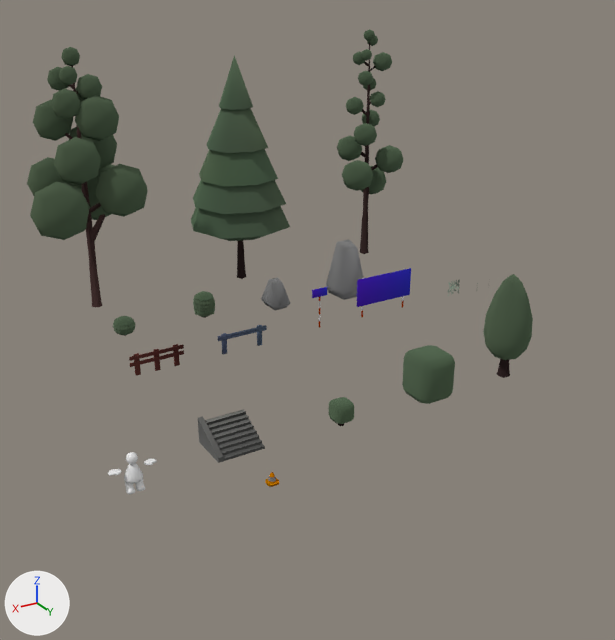
The Blender file Assets/_PROJECT/AssetSource/AssetPack.blend as it was, and as the next commit left it.
Camera for both pictures: a 50 mm lens placed at (14.0, 48.7, 20.0), pointed at (-6.8, 14.0, 2.7). The lights are fixed; the arrows at lower left show +X, +Y and +Z. The older version comes first.

Objects in the first picture: 'Character', 'm_prop_bush', 'm_prop_bush_hedge', 'm_prop_bush_hedge_tall', 'm_prop_rock_01', 'm_prop_rock_02', 'm_prop_sign_big', 'm_prop_stair', 'm_prop_stairside', 'm_prop_tree_big_01', 'm_prop_tree_big_02', 'm_prop_tree_big_03', 'm_prop_tree_small_1' and 6 more.
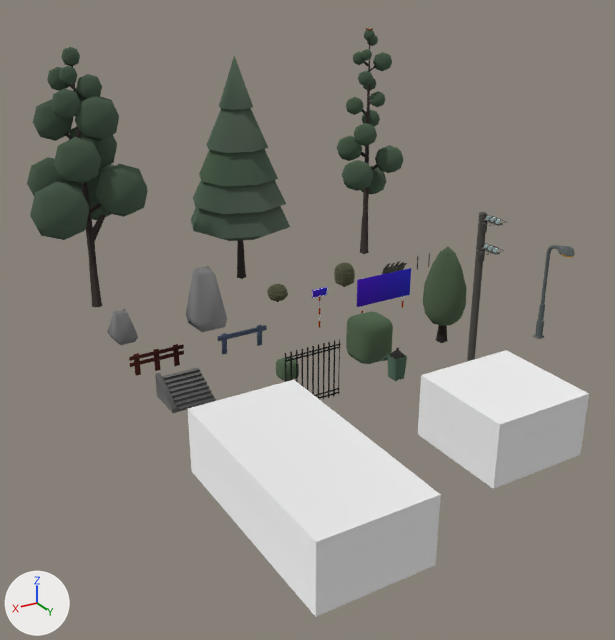
What changed in the scene script:
```text
Change me_m_prop_cattail:
    remove me_m_prop_cattail.from_pydata(...)  # 40 vertices, 37 faces; spans x -0.012..0.009, y -0.009..0.009, z -0.1..0.469
    add me_m_prop_cattail.from_pydata(...)  # 12 vertices, 5 faces; spans x -1.0..1.0, y 0.0, z 0.0..2.0
    me_m_prop_cattail part 1: the surface is now shaded flat
    edits to the shape of me_m_prop_cattail do not show in these pictures
Change ob_character:
    add ob_character.hide_set(True)
Change ob_m_prop_bush:
    ob_m_prop_bush.location: (0.0, 5.0, 0.0) -> (-10.0, 5.0, 0.0)
Change ob_m_prop_bush_hedge:
    ob_m_prop_bush_hedge.location: (-5.0, 20.0, 0.0) -> (-5.0, 15.0, 0.0)
Change ob_m_prop_bush_hedge_tall:
    ob_m_prop_bush_hedge_tall.location: (-10.0, 20.0, 0.0) -> (-10.0, 15.0, 0.0)
Change ob_m_prop_tree_small_1:
    ob_m_prop_tree_small_1.location: (-15.0, 20.0, 0.0) -> (-15.0, 15.0, 0.0)
Change ob_m_prop_rock_01:
    ob_m_prop_rock_01.location: (-10.0, 5.0, 0.0) -> (0.0, 5.0, 0.0)
Change ob_m_prop_rock_02:
    ob_m_prop_rock_02.location: (-15.0, 5.0, 0.0) -> (-5.0, 5.0, 0.0)
Change ob_m_prop_stair:
    ob_m_prop_stair.location: (0.0, 20.0, 0.0) -> (0.0, 15.0, 0.0)
Remove ob_m_prop_stairside:
    ob_m_prop_stairside = bpy.data.objects.new('m_prop_stairside', me_m_prop_stairside)
Add ob_m_prop_building_02:
    ob_m_prop_building_02 = bpy.data.objects.new('m_prop_building_02', me_m_prop_building_02)  # a box spanning x -2.5..2.5, y -2.5..2.5, z 0.0..3.0; in mat_placeholder (its picture is missing)
    ob_m_prop_building_02.location = (-10.0, 25.0, 0.0)
Add ob_m_prop_building_01:
    ob_m_prop_building_01 = bpy.data.objects.new('m_prop_building_01', me_cube_002)  # a box spanning x -2.5..2.5, y -5.0..5.0, z 0.0..3.0; in mat_placeholder (its picture is missing)
    ob_m_prop_building_01.location = (0.0, 25.0, 0.0)
Add ob_m_prop_streetlamp_lamp:
    ob_m_prop_streetlamp_lamp = bpy.data.objects.new('m_prop_streetlamp_lamp', me_m_prop_streetlamp_001)  # 25 vertices, 24 faces; spans x -0.257..0.257, y 0.853..1.707, z 5.177..5.334; in mat_m_pallette100 (picture img_pallette100_tga)
    ob_m_prop_streetlamp_lamp.parent = ob_m_prop_streetlamp
    ob_m_prop_streetlamp_lamp.location = (-20.0, 17.5, 0.0)
Add ob_m_prop_streetlamp:
    ob_m_prop_streetlamp = bpy.data.objects.new('m_prop_streetlamp', me_m_prop_streetlamp)  # 171 vertices, 172 faces; spans x -0.29..0.29, y -0.25..1.75, z 0.0..5.76; in mat_m_pallette25 (picture img_pallette25_tga)
    ob_m_prop_streetlamp.location = (-20.0, 17.5, 0.0)
Add ob_m_prop_scrub:
    ob_m_prop_scrub = bpy.data.objects.new('m_prop_scrub', me_m_prop_scrub)  # 128 vertices, 51 faces; spans x -0.83..1.0, y -0.16..0.66, z -0.1..1.06; in mat_m_pallette25 (picture img_pallette25_tga)
    ob_m_prop_scrub.location = (-19.0, 5.0, 0.0)
Add ob_m_prop_trash:
    ob_m_prop_trash = bpy.data.objects.new('m_prop_trash', me_m_prop_trash)  # 90 vertices, 92 faces; spans x -0.219..0.219, y -0.219..0.219, z -0.005..0.393; in mat_m_pallette25 (picture img_pallette25_tga)
    ob_m_prop_trash.location = (-10.0, 17.5, 1.1)
    ob_m_prop_trash.scale = (1.5, 1.5, 1.5)
Add ob_m_prop_stair_001:
    ob_m_prop_stair_001 = bpy.data.objects.new('m_prop_stair.001', me_m_prop_stair_end)  # 12 vertices, 10 faces; spans x -1.0..1.0, y -2.0..0.0, z 0.0..1.22; in mat_m_pallette25 (picture img_pallette25_tga)
    ob_m_prop_stair_001.location = (1.12, 15.0, 0.0)
    ob_m_prop_stair_001.scale = (0.125, 1.0, 1.0)
Add ob_m_prop_trashcan_lid:
    ob_m_prop_trashcan_lid = bpy.data.objects.new('m_prop_trashcan_lid', me_m_prop_trashcan_lid)  # 78 vertices, 87 faces; spans x -0.375..0.375, y -0.025..0.762, z -0.024..0.1; in mat_m_pallette50 (picture img_pallette50_tga)
    ob_m_prop_trashcan_lid.parent = ob_m_prop_trashcan
    ob_m_prop_trashcan_lid.location = (-10.0, 17.12, 1.3)
    ob_m_prop_trashcan_lid.rotation_euler = (4.014, 0.0, 0.0)  # degrees (230, 0, 0)
Add ob_m_prop_trashcan:
    ob_m_prop_trashcan = bpy.data.objects.new('m_prop_trashcan', me_m_prop_trashcan)  # 80 vertices, 86 faces; spans x -0.375..0.375, y -0.375..0.375, z 0.0..1.302; in mat_m_pallette50 (picture img_pallette50_tga)
    ob_m_prop_trashcan.location = (-10.0, 17.5, 0.0)
Add ob_m_prop_electric_line:
    ob_m_prop_electric_line = bpy.data.objects.new('m_prop_electric_line', me_m_prop_electric_line)  # 870 vertices, 1124 faces; spans x -0.63..0.63, y -0.2..1.32, z -0.5..8.01; in mat_m_pallette25 (picture img_pallette25_tga)
    ob_m_prop_electric_line.location = (-15.0, 17.5, 0.0)
Add ob_m_prop_fence:
    ob_m_prop_fence = bpy.data.objects.new('m_prop_fence', me_m_prop_fence)  # 90 vertices, 75 faces; spans x -1.5..1.5, y -0.08..0.07, z 0.0..3.0; in mat_m_pallette0 (picture img_pallette0_tga)
    ob_m_prop_fence.location = (-5.0, 17.5, 0.0)
```

Where the change shows, as pixel boxes (x1, y1, x2, y2) in the pictures (615 x 640 px):
'm_prop_building_01', added
    after: (188, 380, 441, 617)
'm_prop_building_02', added
    after: (418, 350, 589, 489)
'm_prop_tree_small_1', moved
    before: (483, 274, 533, 378)
    after: (423, 247, 466, 343)
'm_prop_bush_hedge_tall', moved
    before: (402, 345, 455, 404)
    after: (346, 311, 393, 364)
'm_prop_rock_02', moved
    before: (326, 240, 363, 300)
    after: (186, 266, 227, 332)
'm_prop_stair', moved
    before: (205, 409, 265, 461)
    after: (162, 367, 216, 412)
'm_prop_electric_line', added
    after: (467, 212, 507, 362)
'm_prop_rock_01', moved
    before: (261, 278, 290, 310)
    after: (108, 309, 138, 345)
'm_prop_fence', added
    after: (285, 339, 341, 399)
'm_prop_bush_hedge', moved
    before: (329, 397, 354, 426)
    after: (276, 358, 299, 381)
'Character', hidden
    before: (108, 452, 157, 494)
'm_prop_bush', moved
    before: (113, 316, 135, 336)
    after: (267, 284, 288, 302)
'm_prop_streetlamp', added
    after: (533, 245, 575, 339)
'm_prop_stairside', deleted
    before: (198, 416, 224, 463)
'm_prop_stair.001', added
    after: (155, 373, 178, 413)
'm_prop_trashcan', added
    after: (388, 353, 407, 381)
'm_prop_scrub', added
    after: (382, 261, 407, 274)
'm_prop_trash', added
    after: (391, 348, 405, 359)
'm_prop_trashcan_lid', added
    after: (381, 352, 392, 361)
'm_prop_cattail', reshaped (not visible before)
    after: (428, 253, 430, 267)
'm_prop_streetlamp_lamp', added
    after: (559, 253, 573, 257)
